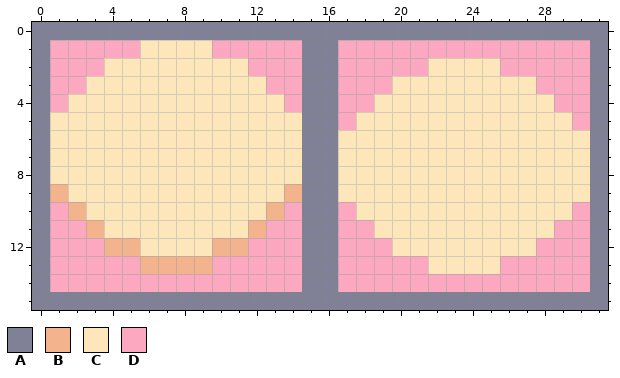
File history of a pixel-art sprite, Assets/Art/Raul Pruebas/boton-Sheet.png. This is how it looked before the edit.
The file is 32x16 pixels.
Palette (. is transparent): A #808196  B #f3b38d  C #fde6ba  D #fca8c0
And afterwards:
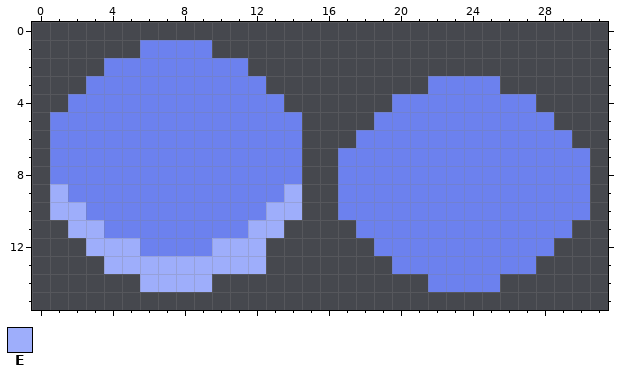
Colours new in this view: E #9eaefb
Changes in this commit:
Colour C changes from #fde6ba to #6c81ee.
The edit turns colour D into colour C in row 10 at x 17 and 30; in row 11 at x 18 and 29; in row 12 at x 19 and 28; in row 13 at x 20 to 21 and 26 to 27; in row 14 at x 22 to 25.
The edit turns colour B into colour E in row 9 at x 1 and 14; in row 10 at x 2 and 13; in row 11 at x 3 and 12; in row 12 at x 4 to 5 and 10 to 11; in row 13 at x 6 to 9.
The edit turns colour D into colour E in row 10 at x 1 and 14; in row 11 at x 2 and 13; in row 12 at x 3 and 12; in row 13 at x 4 to 5 and 10 to 12; in row 14 at x 6 to 9.
The author cleared colour A in row 0 at x 0 to 31; in rows 1 to 14 at x 0, 15 to 16 and 31; in row 15 at x 0 to 31.
The author cleared colour C in row 2 at x 22 to 25; in row 3 at x 20 to 21 and 26 to 27; in row 4 at x 19 and 28; in row 5 at x 18 and 29; in row 6 at x 17 and 30.
The author cleared colour D in row 1 at x 1 to 5, 10 to 14 and 17 to 30; in row 2 at x 1 to 3, 12 to 14, 17 to 21 and 26 to 30; in row 3 at x 1 to 2, 13 to 14, 17 to 19 and 28 to 30; in row 4 at x 1, 14, 17 to 18 and 29 to 30; in row 5 at x 17 and 30; in row 11 at x 1, 14, 17 and 30.
The author cleared colour D in row 12 at x 1 to 2, 13 to 14, 17 to 18 and 29 to 30; in row 13 at x 1 to 3, 13 to 14, 17 to 19 and 28 to 30; in row 14 at x 1 to 5, 10 to 14, 17 to 21 and 26 to 30.
Pixel boxes of the changes (left, top, right, bottom) in both pictures:
changed: (32, 22, 608, 310)
